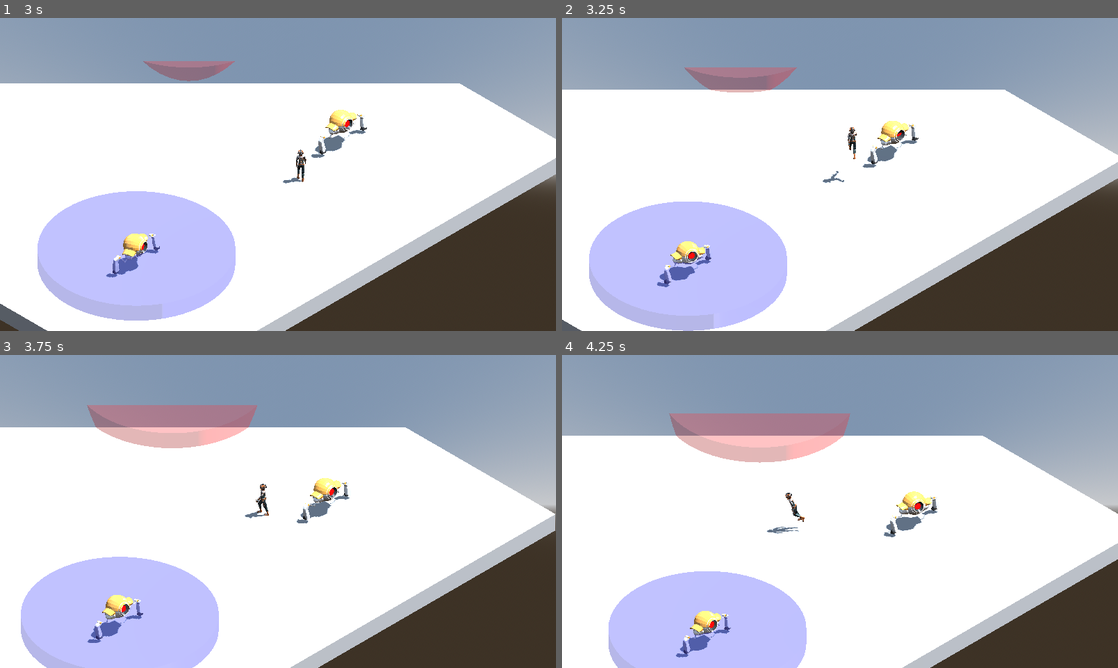
Above: before the commit, frames 1-4 (two rows, left to right).
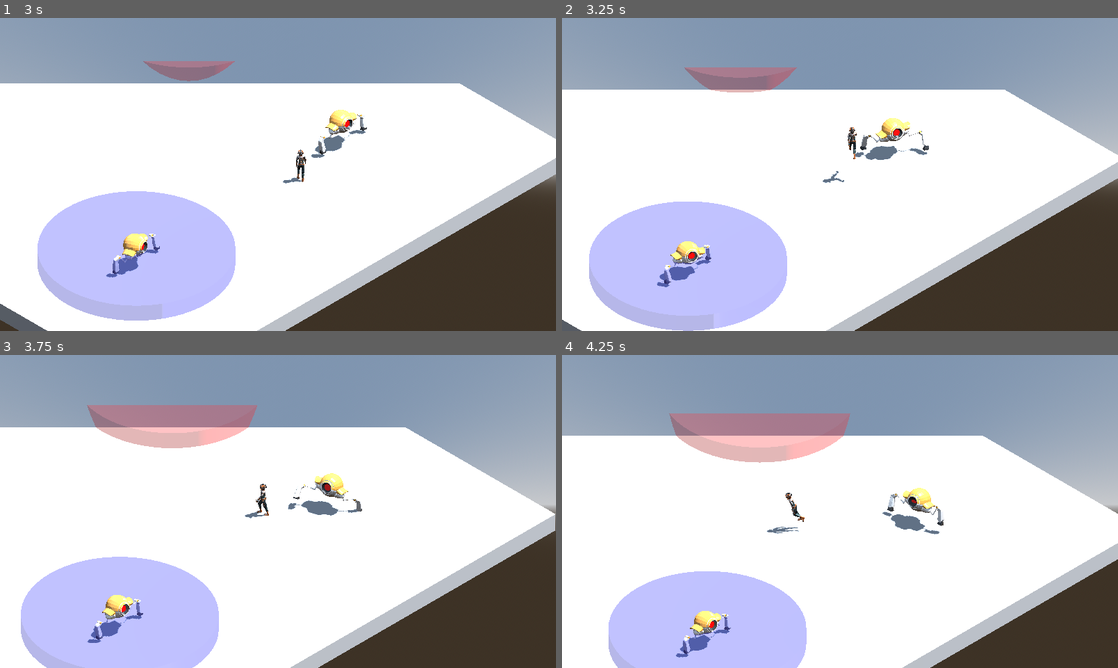
Above: after the commit, the same moments.

Repository: amhndu/chronos-rift
Game: Godot game, scene res://Main.tscn
Two runs of this game, one before a commit and one after it. Both use one fixed random seed, a clock stepped at 60 frames per second and the inputs below.
Inputs:
- Up to frame 1 (3 s): hold Right (move_right) 0.53-1.28 s; tap Space (jump) at 0.77, 1.52 s; hold Down (move_back) 1.28-2.03 s; hold Right (move_right) 2.03-2.78 s; hold Up (move_forward) from 2.78 s (still down)
- Up to frame 2 (3.25 s): keep holding Up (move_forward); tap Space (jump) at 3.02 s
- Up to frame 3 (3.75 s): release Up (move_forward) at 3.53 s; hold Left (move_left) from 3.53 s (still down)
- Up to frame 4 (4.25 s): keep holding Left (move_left); tap Space (jump) at 3.77 s

Frame 1 is identical in both runs. In frame 2, 0.6% of the frame differs, in the area x 52-66%, y 32-48%; in frame 3, 0.7%; in frame 4, 0.7%, in the area x 57-69%, y 42-59%.

Commit message:
fix: add to player group

Diff:
--- a/PlayerAstronaut.tscn
+++ b/PlayerAstronaut.tscn
@@ -5,7 +5,7 @@
 
 [sub_resource type="CapsuleShape3D" id="CapsuleShape3D_7hquv"]
 
-[node name="PlayerAstronaut" type="CharacterBody3D"]
+[node name="PlayerAstronaut" type="CharacterBody3D" groups=["player"]]
 collision_mask = 6
 script = ExtResource("1_2v5fl")
 
